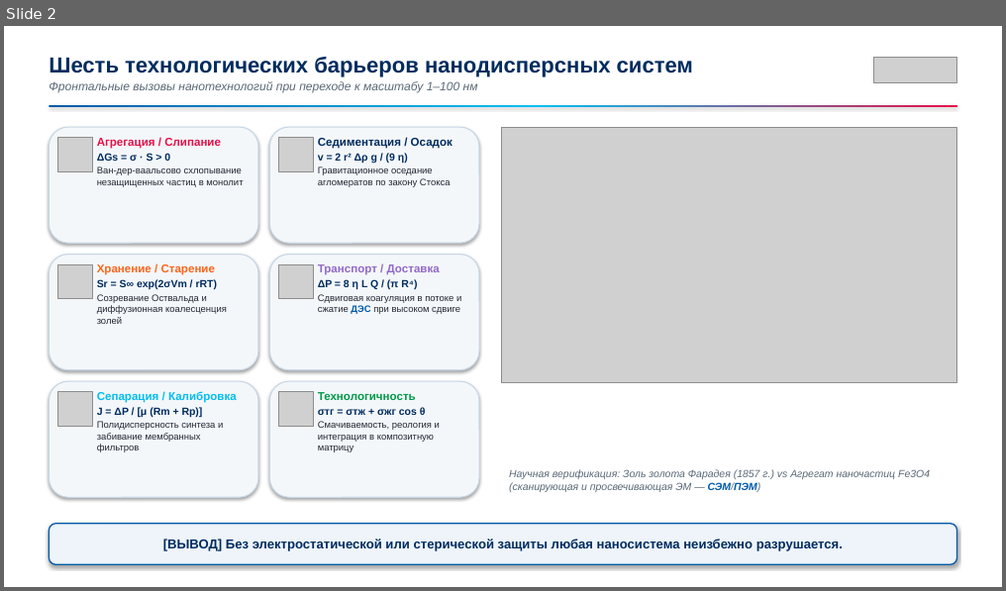
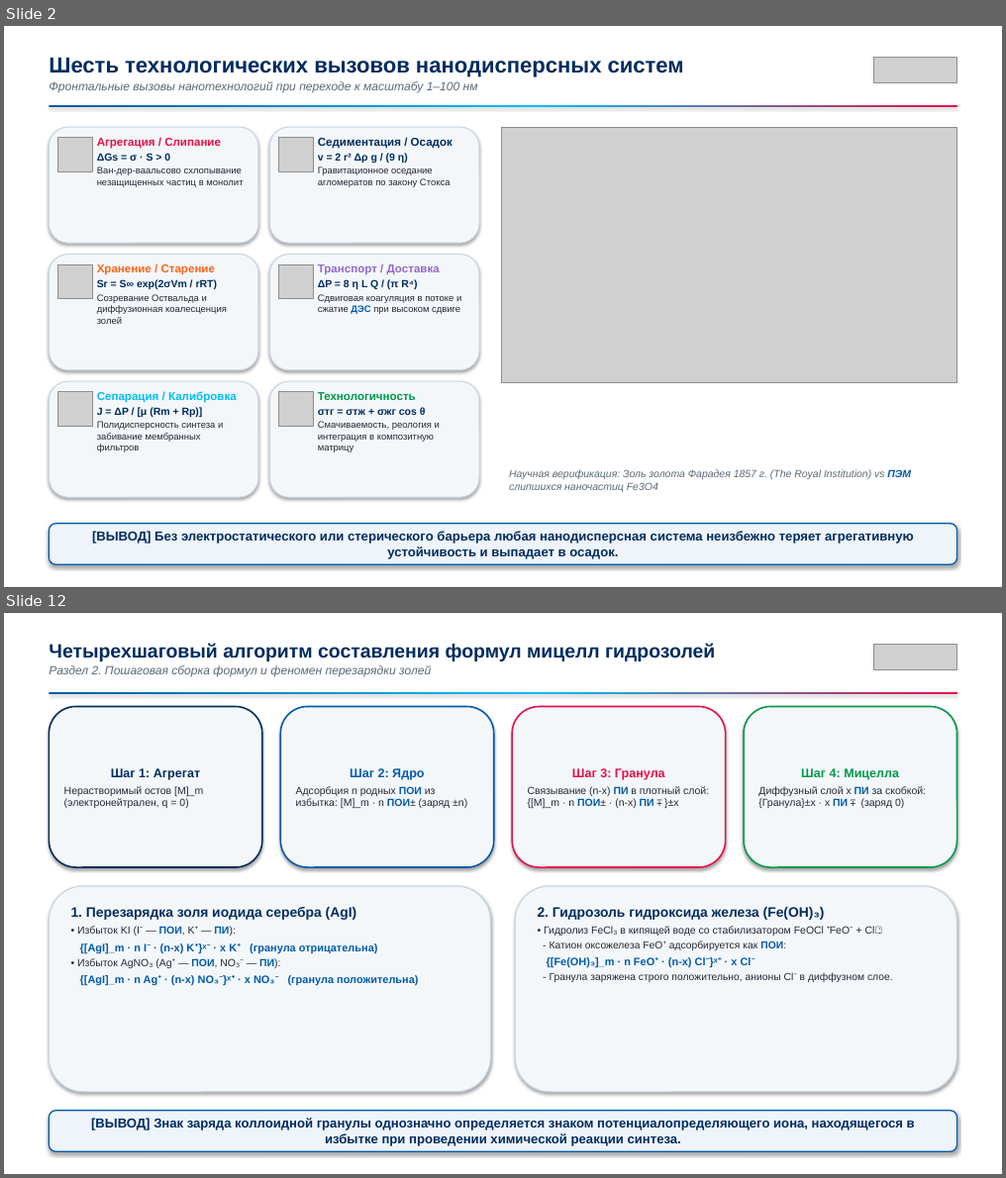
Before and after one commit to brattri3/nanophysics-course, a slide deck: course_materials/semester_4/lectures/lecture_03_colloids.pptx. Shown one above the other, each under a label of ours: slide 2 before the commit, slides 2 and 12 after it; the slides between them are not shown. The pictures are 1006x591 and 1006x1178 pixels, drawn with LibreOffice and Linux fonts; fonts in the diff are those of the drawing; grey boxes stand for pictures. Boxes give left, top, right and bottom in pixels: in the first picture for what was removed or moved away, otherwise in the second. Text is boxed around its words. In the diff, an @@ line names an element or a change of style, - is before the commit and + after.

Commit message:
feat(lecture-03): add 26-slide PPTX deck, figures, and 1920x1080 slide previews

```diff
--- a/course_materials/semester_4/lectures/lecture_03_colloids.pptx
+++ b/course_materials/semester_4/lectures/lecture_03_colloids.pptx
@@ slide 12 added at (4,613,1002,1174), background #FFFFFF @@
@@ text added at (49,643,715,676), 18.5 pt, text #002C5F, bold @@
+Четырехшаговый алгоритм составления формул мицелл гидрозолей
+Раздел 2. Пошаговая сборка формул и феномен перезарядки золей
@@ picture added at (874,645,957,669) @@
@@ rectangle added at (49,692,957,694), fill gradient #005AAA to #00BEF3 to #E70F47 @@
@@ rounded rectangle added at (49,707,262,867), fill #F4F7FA, outline #002C5F 1.5 pt, 10 pt, text #242834 @@
+Шаг 1: Агрегат
+Нерастворимый остов [M]_m
+(электронейтрален, q = 0)
@@ rounded rectangle added at (280,707,494,867), fill #F4F7FA, outline #005AAA 1.5 pt, 10 pt, text #242834 @@
+Шаг 2: Ядро
+Адсорбция n родных ПОИ из избытка: [M]_m · n ПОИ± (заряд ±n)
@@ rounded rectangle added at (512,707,726,867), fill #F4F7FA, outline #E70F47 1.5 pt, 10 pt, text #242834 @@
+Шаг 3: Гранула
+Связывание (n-x) ПИ в плотный слой: {[M]_m · n ПОИ± · (n-x) ПИ∓}±x
@@ rounded rectangle added at (744,707,957,867), fill #F4F7FA, outline #009A49 1.5 pt, 10 pt, text #242834 @@
+Шаг 4: Мицелла
+Диффузный слой x ПИ за скобкой: {Гранула}±x · x ПИ∓ (заряд 0)
@@ rounded rectangle added at (49,886,491,1092), fill #F4F7FA, outline #C8D7E6 1.1 pt, 10.4 pt, text #005AAA, bold @@
+1. Перезарядка золя иодида серебра (AgI)
+• Избыток KI (I⁻ — ПОИ, K⁺ — ПИ):
+{[AgI]_m · n I⁻ · (n-x) K⁺}ˣ⁻ · x K⁺ (гранула отрицательна)
+• Избыток AgNO₃ (Ag⁺ — ПОИ, NO₃⁻ — ПИ):
+{[AgI]_m · n Ag⁺ · (n-x) NO₃⁻}ˣ⁺ · x NO₃⁻ (гранула положительна)
@@ rounded rectangle added at (515,886,957,1092), fill #F4F7FA, outline #C8D7E6 1.1 pt, 9.8 pt, text #242834 @@
+2. Гидрозоль гидроксида железа (Fe(OH)₃)
+• Гидролиз FeCl₃ в кипящей воде со стабилизатором FeOCl ⇄ FeO⁺ + Cl⁻:
+- Катион оксожелеза FeO⁺ адсорбируется как ПОИ:
+{[Fe(OH)₃]_m · n FeO⁺ · (n-x) Cl⁻}ˣ⁺ · x Cl⁻
+- Гранула заряжена строго положительно, анионы Cl⁻ в диффузном слое.
@@ rounded rectangle added at (49,1111,957,1152), fill #EEF4FA, outline #005AAA 1.2 pt, 12.5 pt, text #002C5F, bold @@
+[ВЫВОД] Знак заряда коллоидной гранулы однозначно определяется знаком потенциалопределяющего иона, находящегося в избытке при проведении химической реакции синтеза.
@@ slide 2 changed as well @@
@@ text at (49,57,684,77): text changed @@
-Шесть технологических барьеров нанодисперсных систем
+Шесть технологических вызовов нанодисперсных систем
@@ text at (509,470,911,492): text changed @@
-Научная верификация: Золь золота Фарадея (1857 г.) vs Агрегат наночастиц Fe3O4 (сканирующая и просвечивающая ЭМ — СЭМ/ПЭМ)
+Научная верификация: Золь золота Фарадея 1857 г. (The Royal Institution) vs ПЭМ слипшихся наночастиц Fe3O4
@@ text in rounded rectangle at (92,531,914,560): text changed @@
-[ВЫВОД] Без электростатической или стерической защиты любая наносистема неизбежно разрушается.
+[ВЫВОД] Без электростатического или стерического барьера любая нанодисперсная система неизбежно теряет агрегативную устойчивость и выпадает в осадок.
```
Also in this commit, not shown: 6 other slides changed, 18 other slides added, 10 slides removed, 33 other files.
